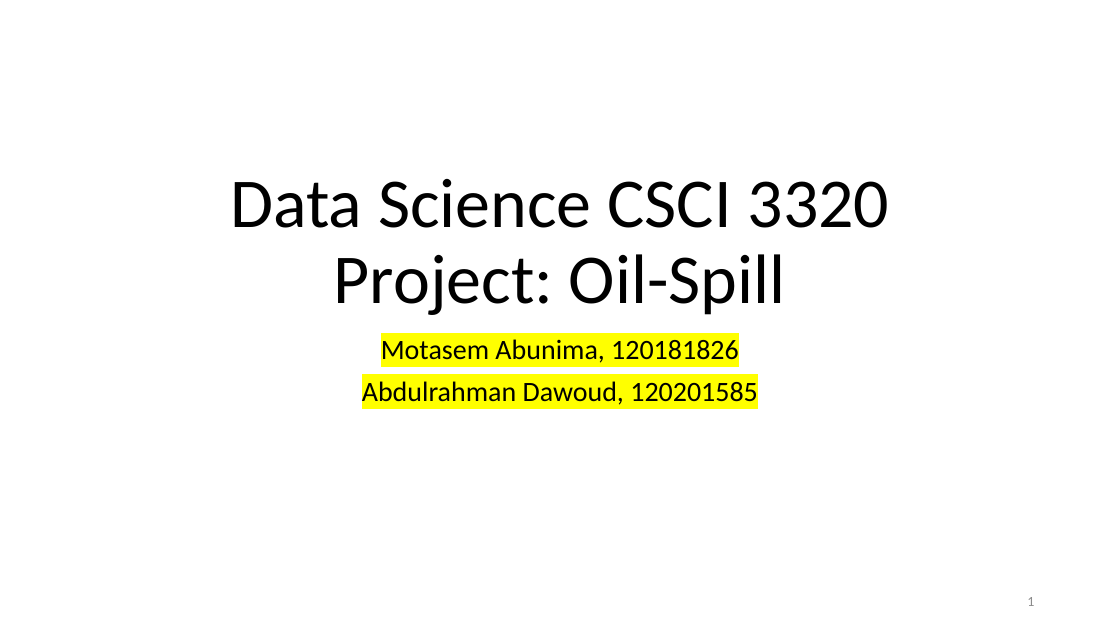
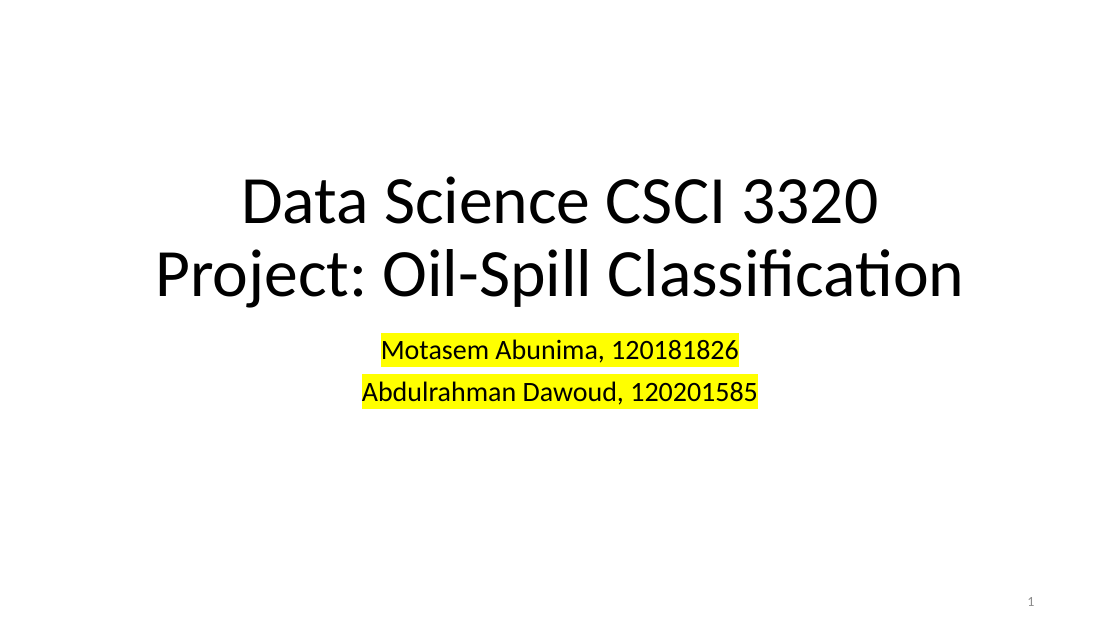
Before and after one commit to MotasemZiad/Oil-Spill-Classification, a slide deck: slide 1 of Presentation/Project Presentation.pptx. Drawn at 1120x630 pixels with LibreOffice and Linux fonts; fonts in the diff are those of the drawing. Boxes give left, top, right and bottom in pixels: in the first picture for what was removed or moved away, otherwise in the second. Text is boxed around its words. In the diff, an @@ line names an element or a change of style, - is before the commit and + after.

```diff
--- a/Presentation/Project Presentation.pptx
+++ b/Presentation/Project Presentation.pptx
@@ title at [155,176,965,308]: text changed; size 60 to 58 pt @@
-Data Science CSCI 3320
-Project: Oil-Spill
+Data Science CSCI 3320
+Project: Oil-Spill Classification
```
Also in this commit, not shown: 1 other slide changed, 21 slides added, 6 slides removed, 7 other files.
